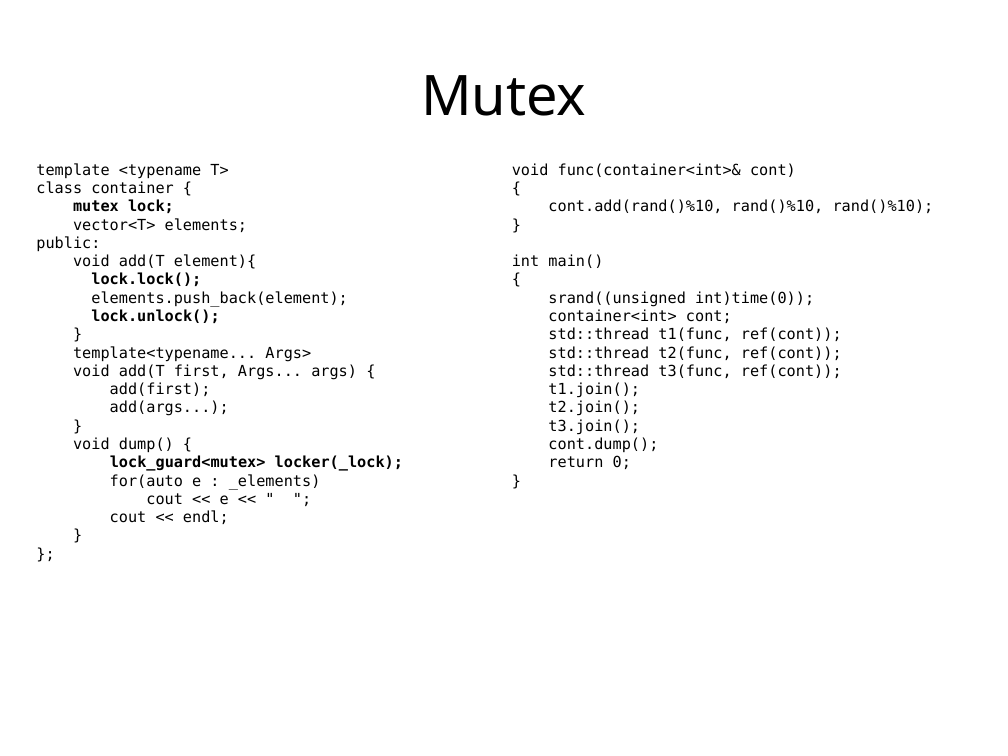
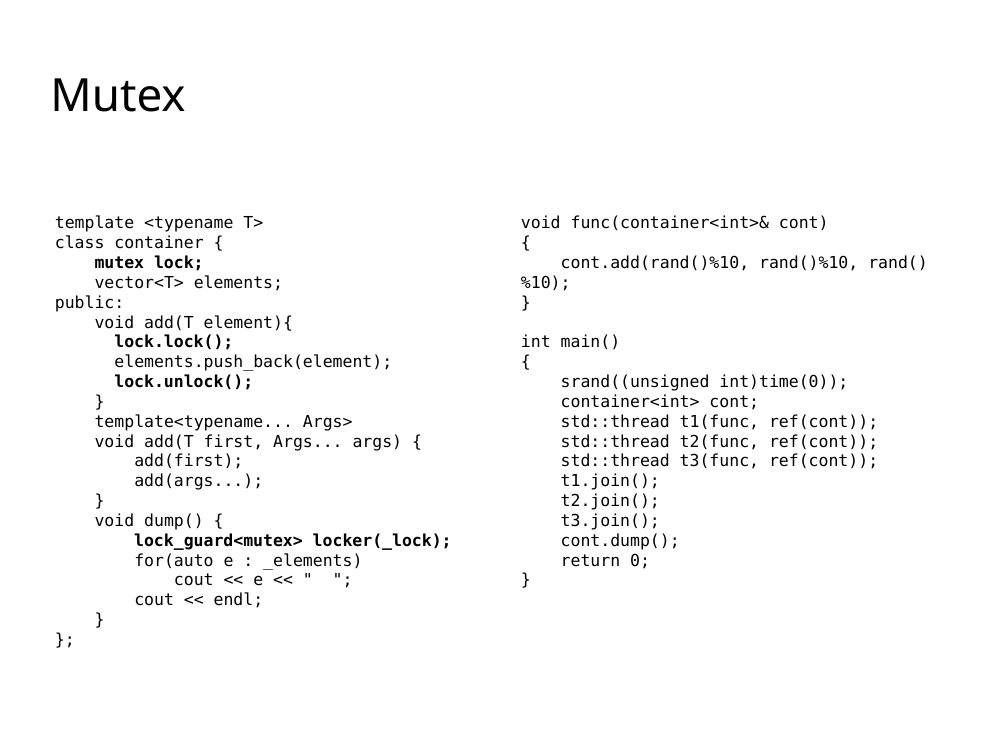
Before and after one commit to codengrow/scj, a slide deck: slide 3 of season1/episode3/c++11-concurrency.odp. Drawn at 1008x756 pixels with LibreOffice and Linux fonts; fonts in the diff are those of the drawing; background and template pictures are left out. Boxes give left, top, right and bottom in pixels: in the first picture for what was removed or moved away, otherwise in the second. Text is boxed around its words. In the diff, an @@ line names an element or a change of style, - is before the commit and + after.

```diff
--- a/season1/episode3/c++11-concurrency.odp
+++ b/season1/episode3/c++11-concurrency.odp
@@ title "Mutex": place and size @@
-title "Mutex" at [421,75,586,116]
+title "Mutex" at [50,78,185,112]
@@ title "Mutex" at [50,78,185,112]: size 44 to 36 pt; alignment centre to left @@
@@ text "template <typename T>": place and size @@
-text "template <typename T>" at [36,163,403,524]
+text "template <typename T>" at [55,215,452,608]
@@ text "template <typename T>" at [55,215,452,608]: size 12 to 13 pt @@
@@ text "void func(container<int>& cont)" at [521,215,928,569]: size 12 to 13 pt @@
@@ text "void func(container<int>& cont)": place and size @@
-text "void func(container<int>& cont)" at [512,163,934,469]
+text "void func(container<int>& cont)" at [521,215,928,569]
```
Also in this commit, not shown: 6 other slides changed, 1 other file.
